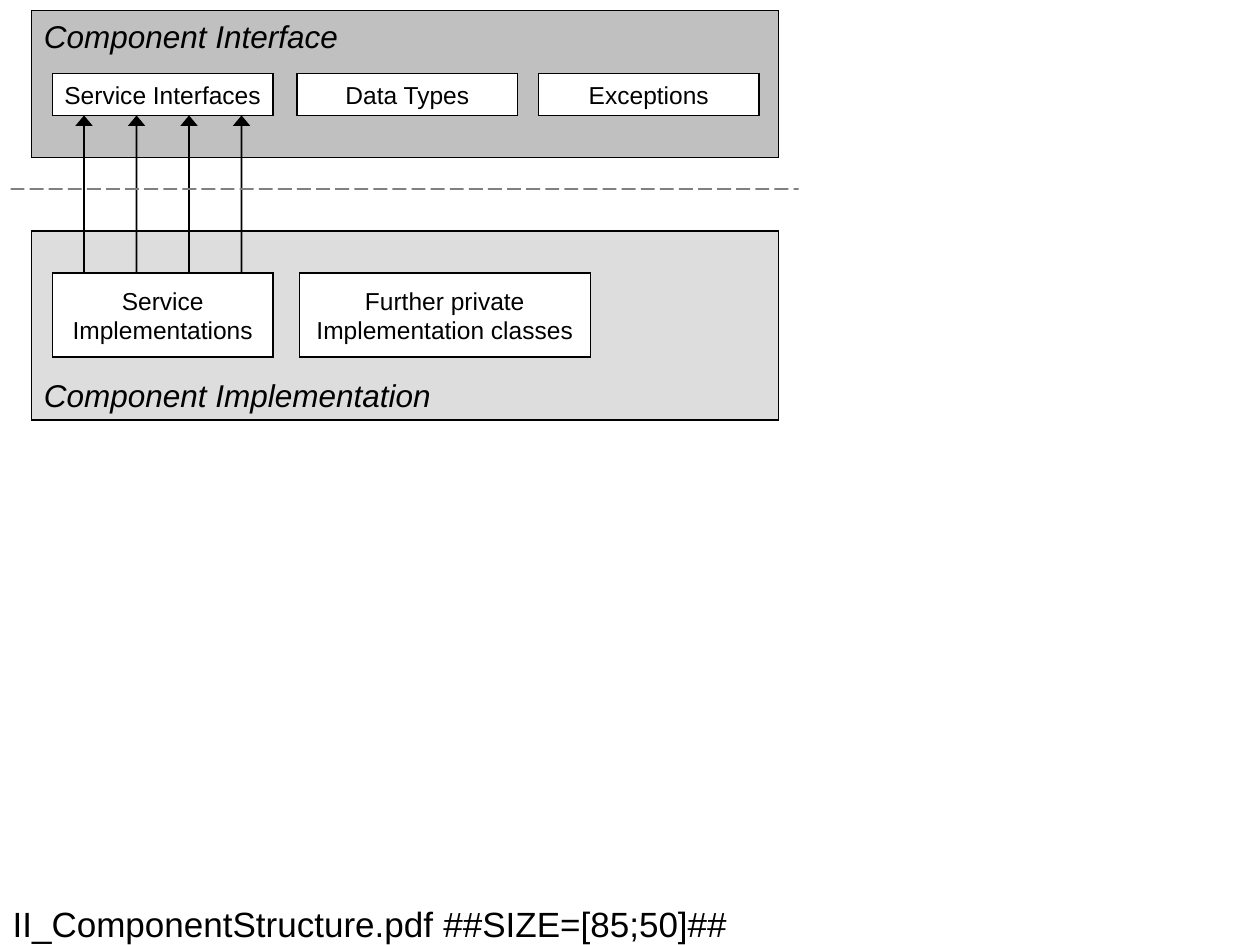
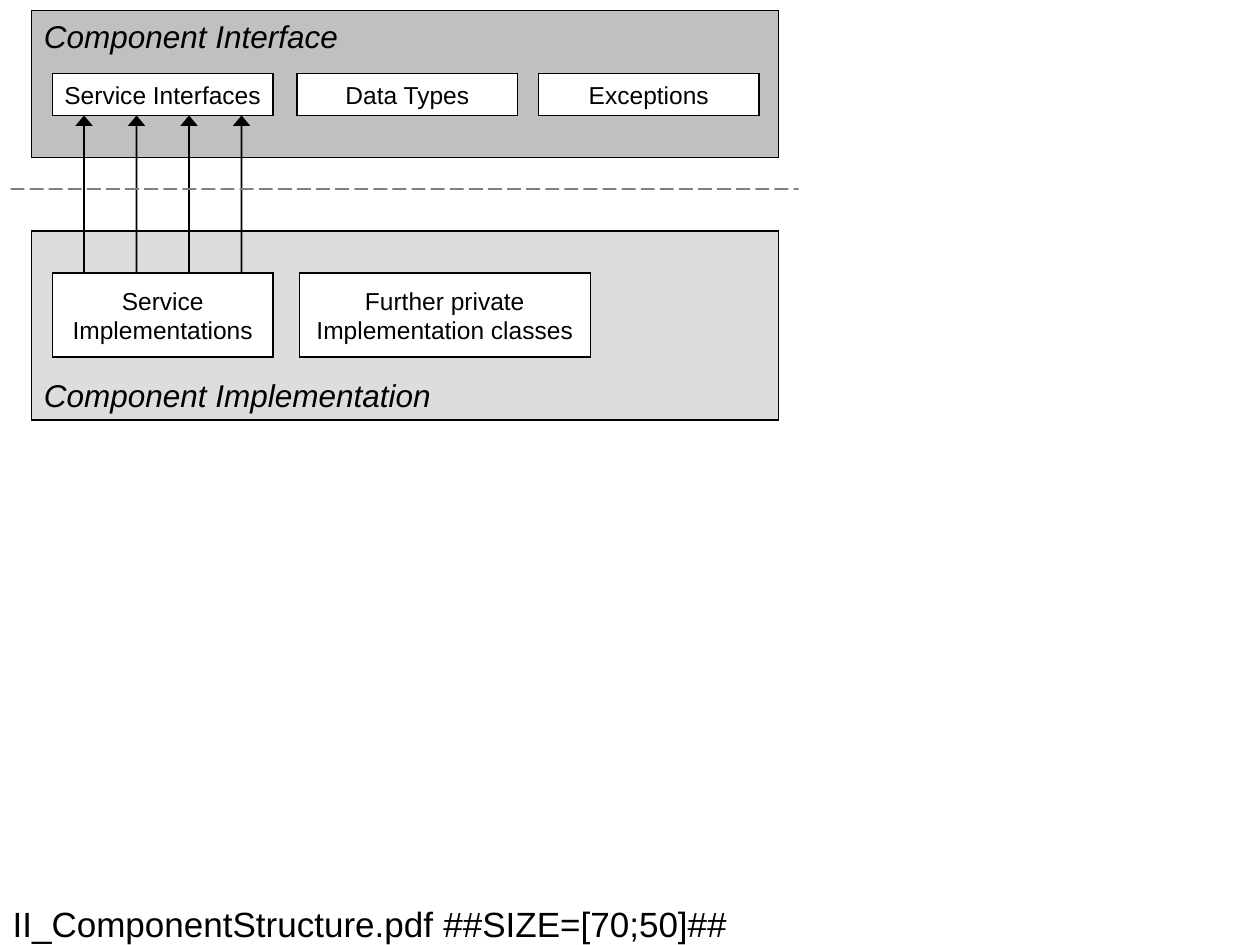
Before and after one commit to jebbard/jMeta, a slide deck: slide 11 of jMetaDocs/DesignConcept/figures/FiguresTotal.ppt. Drawn at 1260x945 pixels with LibreOffice and Linux fonts; fonts in the diff are those of the drawing. Boxes give left, top, right and bottom in pixels: in the first picture for what was removed or moved away, otherwise in the second. Text is boxed around its words. In the diff, an @@ line names an element or a change of style, - is before the commit and + after.

```diff
--- a/jMetaDocs/DesignConcept/figures/FiguresTotal.ppt
+++ b/jMetaDocs/DesignConcept/figures/FiguresTotal.ppt
@@ title at [13,911,726,944]: text changed @@
-II_ComponentStructure.pdf ##SIZE=[85;50]##
+II_ComponentStructure.pdf ##SIZE=[70;50]##
```
Also in this commit, not shown: 1 other slide changed, 31 other files.
